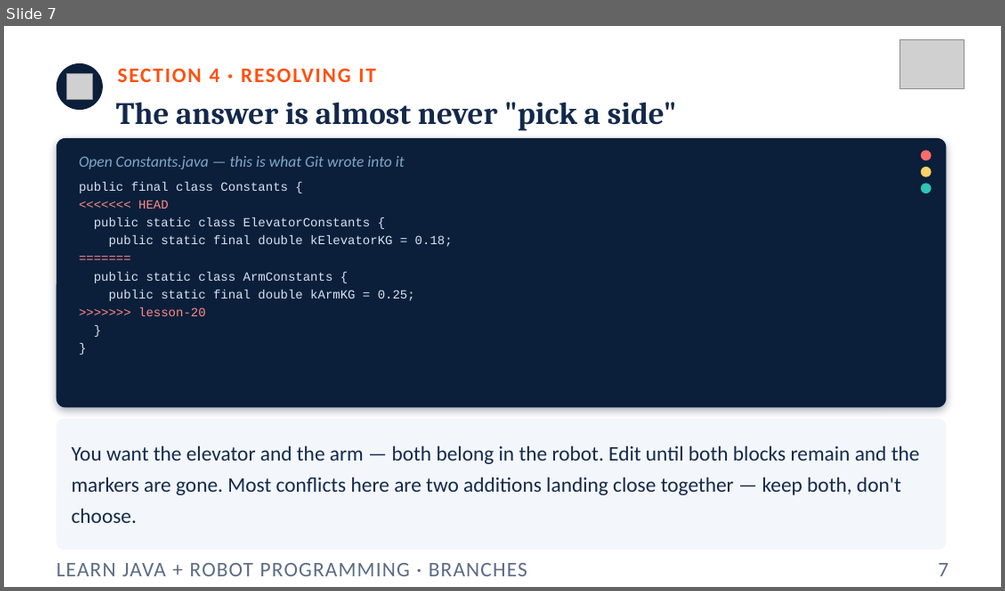
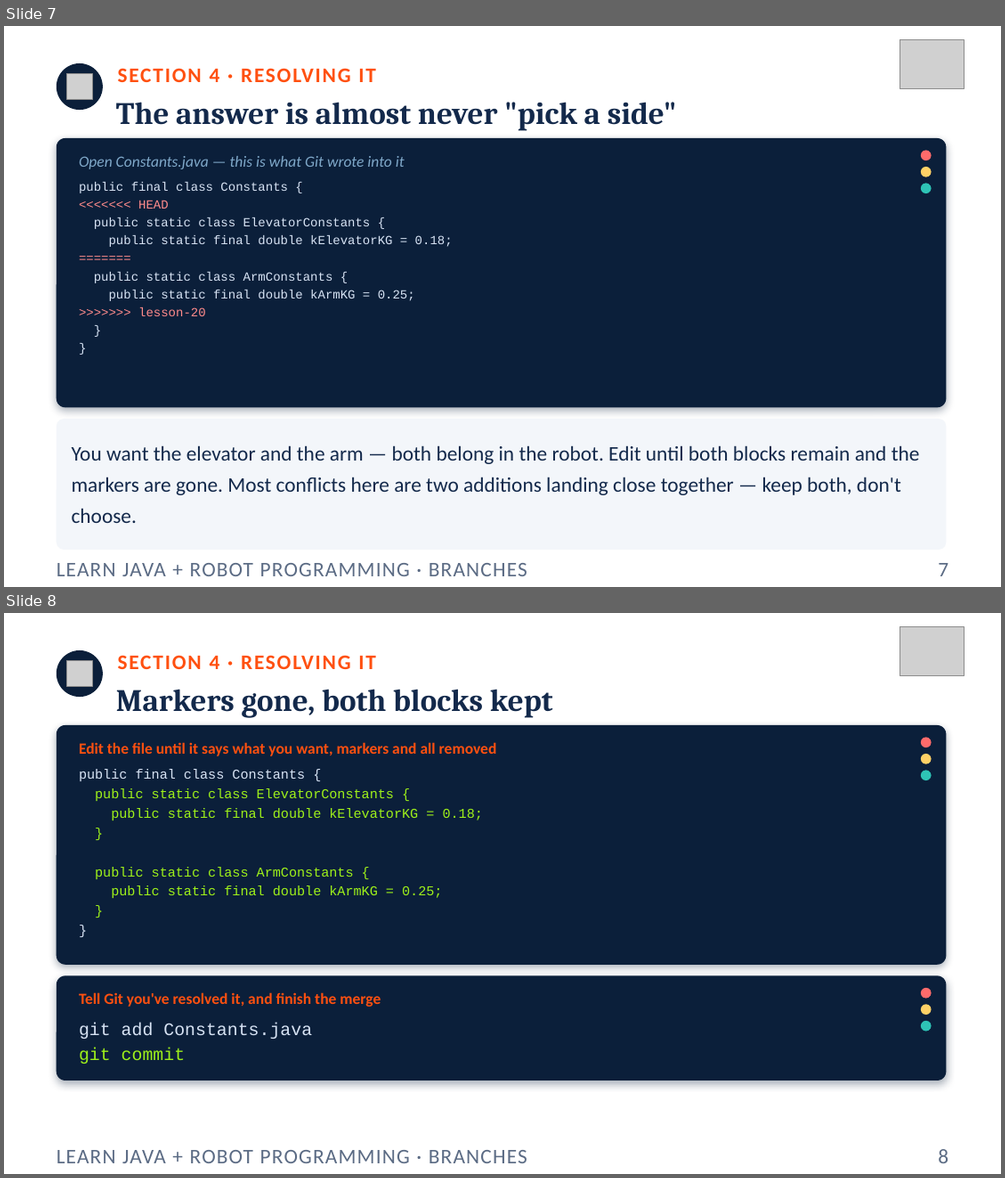
Before and after one commit to FRC5010/BasicRobotLessons, a slide deck: docs/presentations/v3/aside-git-branching.pptx. Shown one above the other, each under a label of ours: slide 7 before the commit, slides 7 and 8 after it. The pictures are 1005x591 and 1005x1178 pixels, drawn with LibreOffice and Linux fonts; fonts in the diff are those of the drawing; grey boxes stand for pictures. Boxes give left, top, right and bottom in pixels: in the first picture for what was removed or moved away, otherwise in the second. Text is boxed around its words. In the diff, an @@ line names an element or a change of style, - is before the commit and + after.

```diff
--- a/docs/presentations/v3/aside-git-branching.pptx
+++ b/docs/presentations/v3/aside-git-branching.pptx
@@ slide 8 added at <box>4,613,1001,1174</box>, background #FFFFFF @@
@@ picture added at <box>900,626,963,676</box> @@
@@ ellipse added at <box>57,650,103,697</box>, fill #0B1F3A @@
@@ picture added at <box>67,661,92,686</box> @@
@@ text added at <box>118,655,376,669</box>, 20 pt, text #FF5010, bold @@
+SECTION 4 · RESOLVING IT
@@ text added at <box>116,689,553,717</box>, 30 pt, text #13294B, bold @@
+Markers gone, both blocks kept
@@ rounded rectangle added at <box>57,725,947,965</box>, fill #0B1F3A @@
@@ text added at <box>79,742,497,756</box>, 15 pt, text #FF5010, bold @@
+Edit the file until it says what you want, markers and all removed
@@ ellipse added at <box>921,737,931,747</box>, fill #FF6B6B @@
@@ text added at <box>79,769,483,898</box>, 13 pt, text #9EF01A @@
+public final class Constants {
+public static class ElevatorConstants {
+public static final double kElevatorKG = 0.18;
+}
+public static class ArmConstants {
+public static final double kArmKG = 0.25;
+}
+}
@@ ellipse added at <box>921,754,931,764</box>, fill #FFD166 @@
@@ ellipse added at <box>921,770,931,780</box>, fill #2EC4B6 @@
@@ rounded rectangle added at <box>57,976,947,1080</box>, fill #0B1F3A @@
@@ text added at <box>79,992,380,1006</box>, 15 pt, text #FF5010, bold @@
+Tell Git you've resolved it, and finish the merge
@@ ellipse added at <box>921,988,931,998</box>, fill #FF6B6B @@
@@ ellipse added at <box>921,1004,931,1014</box>, fill #FFD166 @@
@@ text added at <box>79,1022,312,1063</box>, 17 pt, text #D7E3F4 @@
+git add Constants.java
+git commit
@@ ellipse added at <box>921,1021,931,1031</box>, fill #2EC4B6 @@
@@ text added at <box>57,1150,527,1163</box>, 20 pt, text #5B6B84 @@
+LEARN JAVA + ROBOT PROGRAMMING · BRANCHES
@@ text added at <box>938,1149,948,1163</box>, 20 pt, text #5B6B84 @@
+8
```
Also in this commit, not shown: 5 slides changed, 1 other slide added, 1 other file.
